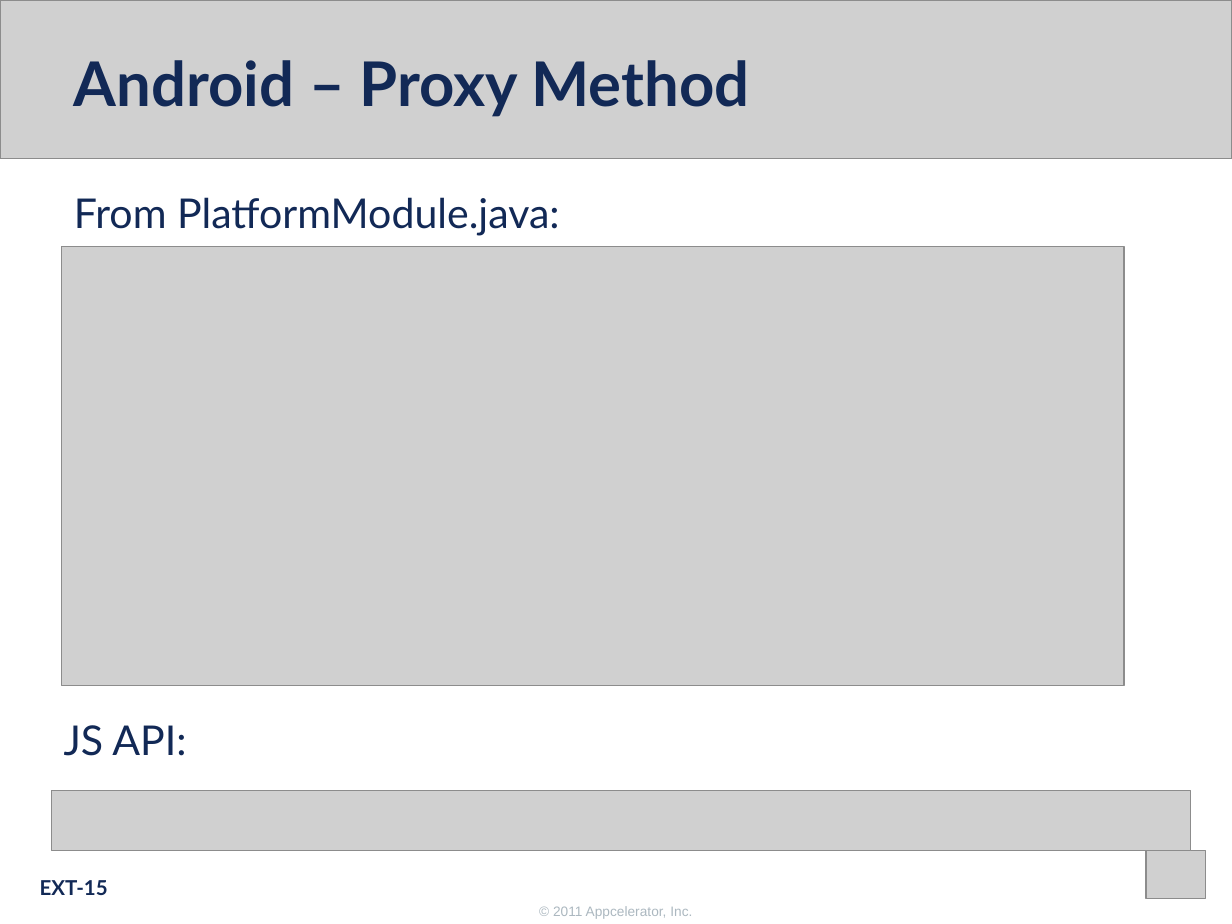
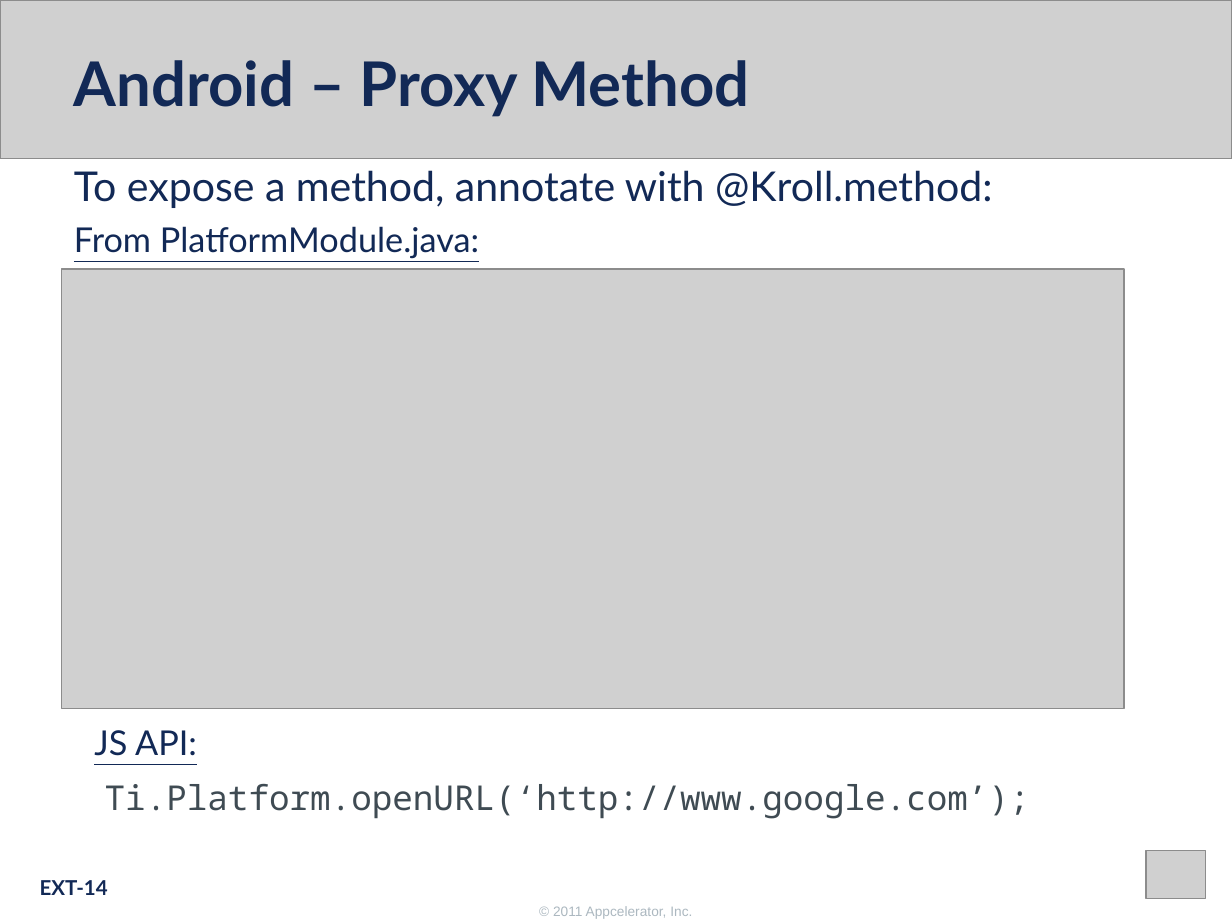
Before and after one commit to appcelerator-forks/appcelerator-training.tcmd_certification, a slide deck: slide 14 of 370.pptx (slide 15 before the commit). Drawn at 1232x924 pixels with LibreOffice and Linux fonts; fonts in the diff are those of the drawing; grey boxes stand for pictures; background and template pictures are left out. Boxes give left, top, right and bottom in pixels: in the first picture for what was removed or moved away, otherwise in the second. Text is boxed around its words. In the diff, an @@ line names an element or a change of style, - is before the commit and + after.

Commit message:
Better explanation of how to expose properties, methods, etc

```diff
--- a/370.pptx
+++ b/370.pptx
@@ text added at [74, 170, 993, 259], 24 pt, text #122956 @@
+To expose a method, annotate with @Kroll.method:
+From PlatformModule.java:
@@ text removed at [74, 197, 560, 236] @@
-From PlatformModule.java:
@@ picture: place and size @@
-picture at [62, 246, 1124, 686]
+picture at [62, 269, 1124, 708]
@@ text "JS API:": place and size @@
-text "JS API:" at [64, 725, 186, 756]
+text "JS API:" at [94, 730, 197, 756]
@@ text "JS API:" at [94, 730, 197, 756]: size 24 to 20 pt, underline on @@
@@ picture removed at [52, 791, 1191, 851] @@
@@ text added at [105, 784, 1030, 819], 20 pt, text #3F4B53 @@
+Ti.Platform.openURL(‘http://www.google.com’);
@@ page number at [40, 880, 108, 895]: text changed @@
-EXT-15
+EXT-14
```
Also in this commit, not shown: 6 other slides changed, 1 slide removed.
